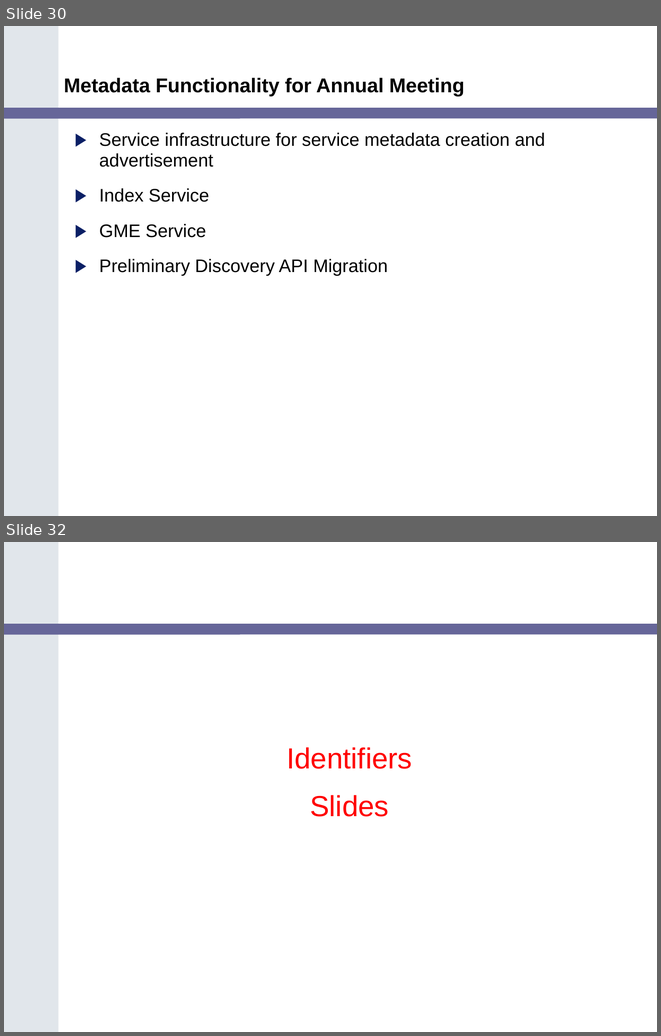
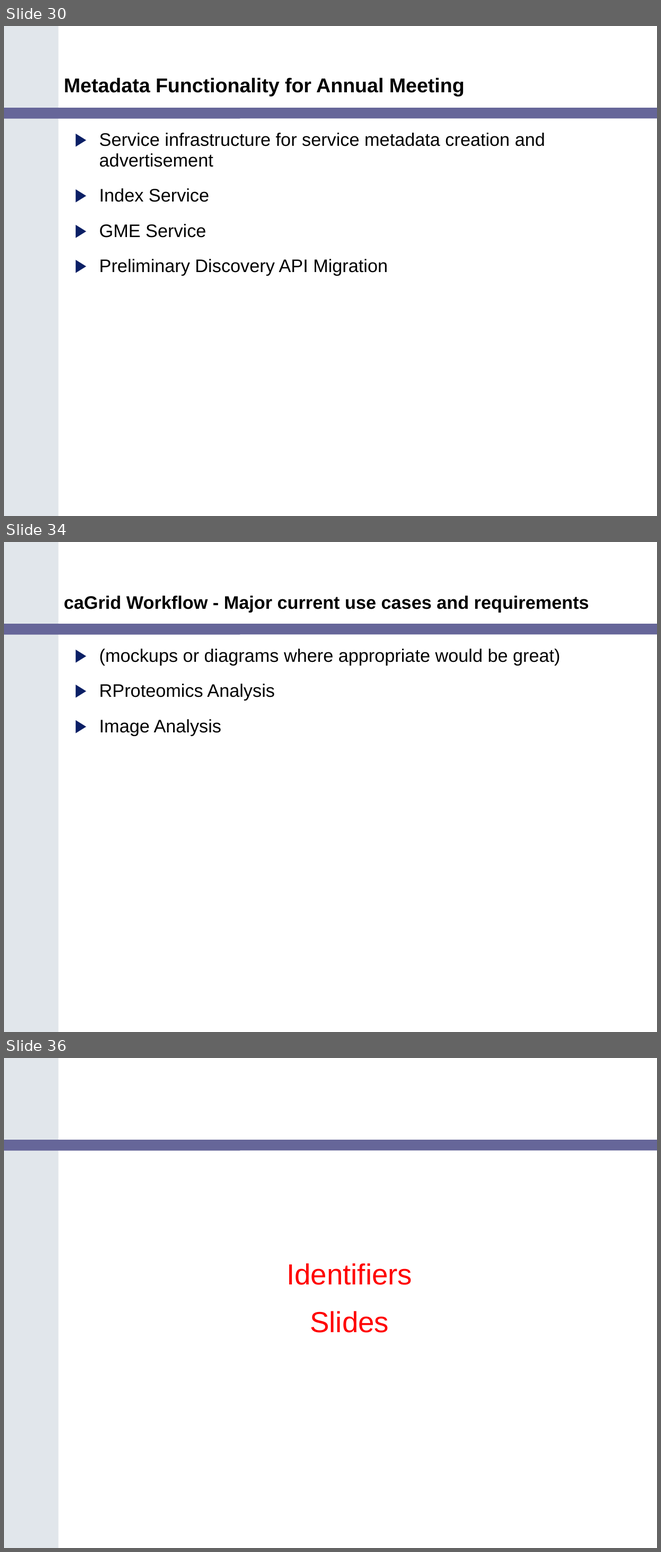
Before and after one commit to NCIP/cagrid-docs, a slide deck: presentations/200602_VCDE_ARCH/caGrid_Update_Arch_VCDE_Feb1.ppt. Shown one above the other, each under a label of ours: slides 30 and 32 before the commit, slides 30, 34 and 36 after it; the slides between them are not shown. The pictures are 661x1036 and 661x1552 pixels, drawn with LibreOffice and Linux fonts; fonts in the diff are those of the drawing; background and template pictures are left out. Boxes give left, top, right and bottom in pixels: in the first picture for what was removed or moved away, otherwise in the second. Text is boxed around its words. In the diff, an @@ line names an element or a change of style, - is before the commit and + after.

```diff
--- a/presentations/200602_VCDE_ARCH/caGrid_Update_Arch_VCDE_Feb1.ppt
+++ b/presentations/200602_VCDE_ARCH/caGrid_Update_Arch_VCDE_Feb1.ppt
@@ slide 34 added at [4,542,657,1032], background #FFFFFF; not listed: 2 template elements that a slide beside it also shows @@
@@ title added at [64,596,589,612], 20 pt, text #000000, bold @@
+caGrid Workflow - Major current use cases and requirements
@@ text added at [99,649,560,735], 20 pt, text #000000 @@
+▶ (mockups or diagrams where appropriate would be great)
+▶ RProteomics Analysis
+▶ Image Analysis
@@ what was slide 32 is now slide 36 @@
```
Also in this commit, not shown: 15 other slides added, 2 slides removed.
